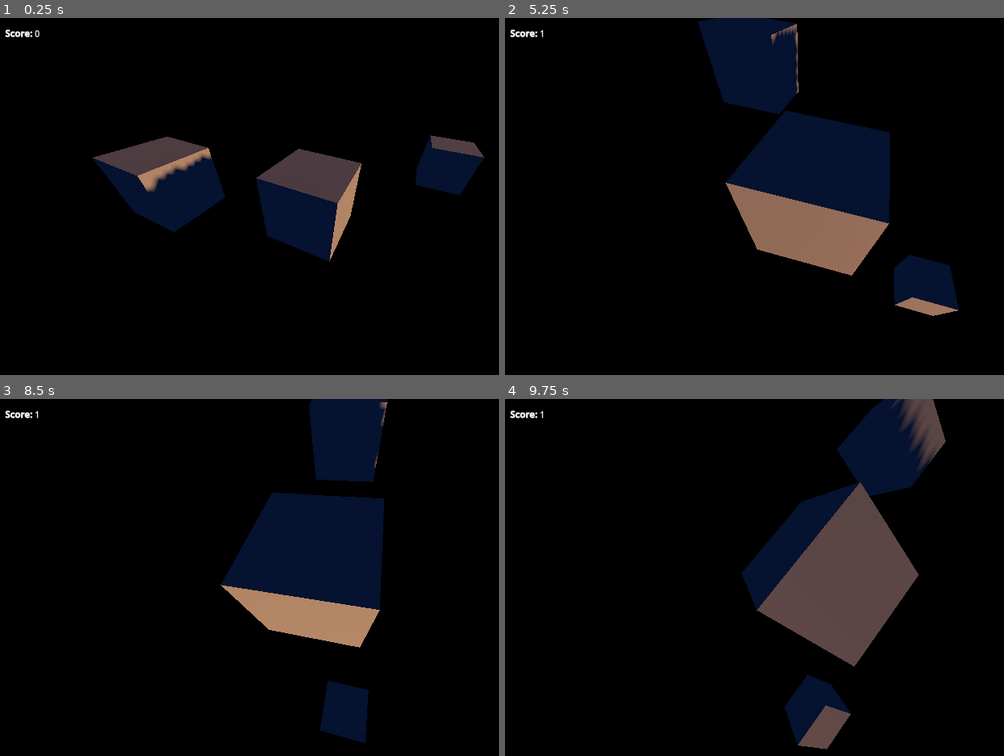
Above: before the commit, frames 1-4 (two rows, left to right).
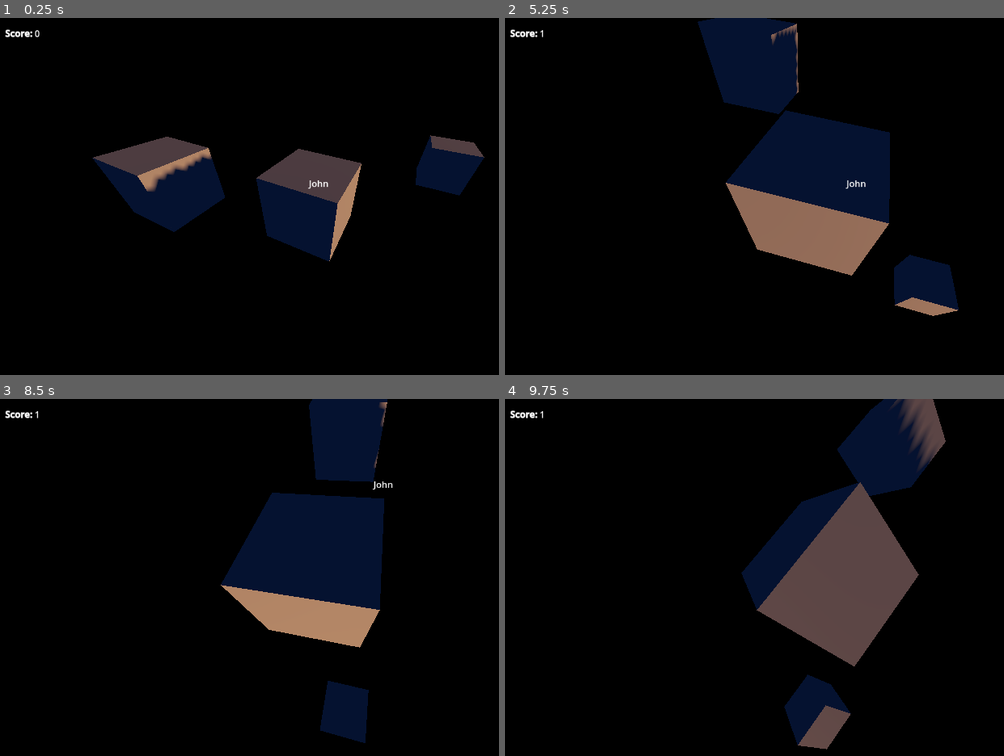
Above: after the commit, the same moments.

Repository: michalwa/maybe-godot
Game: Godot game, scene res://levels/main.tscn
The game is run twice, just before and just after one commit, with the same random seed, the same clock (stepped at 60 frames per second) and the same inputs.
Inputs (mouse positions are in pixels of both pictures, inside the frame that each line leads up to):
- Up to frame 1 (0.25 s): no input
- Up to frame 2 (5.25 s): move the mouse to (534, 39) at 0.52 s; press the mouse at (534, 39) at 0.53 s; move the mouse to (694, 217) at 1.27 s; release the mouse at (694, 217) at 1.28 s; click (694, 217) at 1.35 s; move the mouse to (889, 117) at 2.02 s; press the mouse at (889, 117) at 2.03 s; move the mouse to (789, 271) at 2.77 s; release the mouse at (789, 271) at 2.78 s; click (789, 271) at 2.85 s; move the mouse to (outside the picture) at 3.52 s; press the mouse at (outside the picture) at 3.53 s; move the mouse to (629, 146) at 4.27 s; release the mouse at (629, 146) at 4.28 s; click (629, 146) at 4.35 s; move the mouse to (854, 200) at 5.02 s; press the mouse at (854, 200) at 5.03 s
- Up to frame 3 (8.5 s): move the mouse to (224, 488) at 5.77 s; release the mouse at (224, 488) at 5.78 s; click (224, 488) at 5.85 s; move the mouse to (459, 563) at 6.52 s; press the mouse at (459, 563) at 6.53 s; move the mouse to (189, 598) at 7.27 s; release the mouse at (189, 598) at 7.28 s; click (189, 598) at 7.35 s; move the mouse to (384, 498) at 8.02 s; press the mouse at (384, 498) at 8.03 s
- Up to frame 4 (9.75 s): move the mouse to (789, 652) at 8.77 s; release the mouse at (789, 652) at 8.78 s; click (789, 652) at 8.85 s; move the mouse to (outside the picture) at 9.52 s; press the mouse at (outside the picture) at 9.53 s

The runs differ from the first frame. In frame 1, less than 0.1% of the frame differs, in the area x 61-66%, y 45-48%; in frame 2, less than 0.1%; in frame 3, less than 0.1%, in the area x 74-79%, y 23-26%; in frame 4, nothing differs.

Commit message:
interaction hint

Diff:
--- a/components/hud.tscn
+++ b/components/hud.tscn
@@ -1,6 +1,8 @@
-[gd_scene load_steps=2 format=3 uid="uid://c362txc8wkpae"]
+[gd_scene load_steps=4 format=3 uid="uid://c362txc8wkpae"]
 
+[ext_resource type="Script" uid="uid://04lb2uq7l45d" path="res://scripts/hud.gd" id="1_gbh6h"]
 [ext_resource type="Script" uid="uid://bt1yewpp711tw" path="res://scripts/score_label.gd" id="2_gbh6h"]
+[ext_resource type="Script" uid="uid://bhro5d811c64a" path="res://scripts/interaction_hint.gd" id="2_nk167"]
 
 [node name="Hud" type="Control"]
 layout_mode = 3
@@ -10,6 +12,7 @@
 grow_horizontal = 2
 grow_vertical = 2
 mouse_filter = 2
+script = ExtResource("1_gbh6h")
 
 [node name="ScoreLabel" type="RichTextLabel" parent="."]
 layout_mode = 0
@@ -22,3 +25,27 @@
 fit_content = true
 autowrap_mode = 0
 script = ExtResource("2_gbh6h")
+
+[node name="InteractionHint" type="Control" parent="."]
+anchors_preset = 0
+offset_left = 561.0
+offset_top = 328.0
+offset_right = 561.0
+offset_bottom = 328.0
+script = ExtResource("2_nk167")
+
+[node name="Label" type="Label" parent="InteractionHint"]
+layout_mode = 1
+anchors_preset = 7
+anchor_left = 0.5
+anchor_top = 1.0
+anchor_right = 0.5
+anchor_bottom = 1.0
+offset_left = -20.0
+offset_top = -40.0
+offset_right = 20.0
+offset_bottom = -17.0
+grow_horizontal = 2
+grow_vertical = 0
+text = "Hello"
+horizontal_alignment = 1
--- a/components/rotating_cube.tscn
+++ b/components/rotating_cube.tscn
@@ -1,5 +1,6 @@
-[gd_scene load_steps=7 format=3 uid="uid://clcw7rxtmjpa5"]
+[gd_scene load_steps=8 format=3 uid="uid://clcw7rxtmjpa5"]
 
+[ext_resource type="Script" uid="uid://c718pfk0gbcda" path="res://scripts/rotating_cube.gd" id="1_ca5ju"]
 [ext_resource type="Script" uid="uid://ksy0s0r35gw4" path="res://scripts/rotator.gd" id="1_v448y"]
 [ext_resource type="Script" uid="uid://bglowf6am35jg" path="res://scripts/interaction_receiver.gd" id="2_g4rjk"]
 [ext_resource type="Script" uid="uid://cbcfbgcmhplc" path="res://scripts/test.gd" id="3_ca5ju"]
@@ -10,6 +11,7 @@
 [sub_resource type="BoxMesh" id="BoxMesh_ri1ix"]
 
 [node name="RotatingCube" type="Node3D"]
+script = ExtResource("1_ca5ju")
 
 [node name="Rotator" type="Node3D" parent="."]
 script = ExtResource("1_v448y")
@@ -26,6 +28,7 @@
 skeleton = NodePath("../../..")
 
 [node name="InteractionReceiver" type="Node" parent="Rotator/Cube"]
+unique_name_in_owner = true
 script = ExtResource("2_g4rjk")
 
 [node name="Test" type="Node" parent="Rotator/Cube"]
--- a/levels/main.tscn
+++ b/levels/main.tscn
@@ -3,7 +3,7 @@
 [ext_resource type="Script" uid="uid://ksy0s0r35gw4" path="res://scripts/rotator.gd" id="1_2262g"]
 [ext_resource type="Script" uid="uid://dpf7kny48y5u5" path="res://scripts/game_state.gd" id="1_ifaiv"]
 [ext_resource type="PackedScene" uid="uid://clcw7rxtmjpa5" path="res://components/rotating_cube.tscn" id="1_wdj6m"]
-[ext_resource type="Script" uid="uid://d3ta2sebrlhak" path="res://scripts/camera.gd" id="2_wdj6m"]
+[ext_resource type="Script" uid="uid://dsbj602dichof" path="res://scripts/interaction_dispatcher.gd" id="2_5k4jt"]
 [ext_resource type="PackedScene" uid="uid://c362txc8wkpae" path="res://components/hud.tscn" id="4_m1504"]
 
 [sub_resource type="Environment" id="Environment_2262g"]
@@ -19,7 +19,14 @@
 [node name="GameState" type="Node" parent="."]
 script = ExtResource("1_ifaiv")
 
-[node name="Hud" parent="." instance=ExtResource("4_m1504")]
+[node name="InteractionDispatcher" type="Node" parent="."]
+script = ExtResource("2_5k4jt")
+interaction_raycast_collision_mask = 2
+interaction_max_distance = 50.0
+
+[node name="Hud" parent="." node_paths=PackedStringArray("game_state", "interaction_dispatcher") instance=ExtResource("4_m1504")]
+game_state = NodePath("../GameState")
+interaction_dispatcher = NodePath("../InteractionDispatcher")
 
 [node name="RotatorAnchor" type="Node3D" parent="."]
 transform = Transform3D(0.904715, -0.200928, 0.375657, -1.86265e-08, 0.88179, 0.471643, -0.426016, -0.426703, 0.797769, 1.05953, 1.257, 2.04001)
@@ -32,9 +39,6 @@
 [node name="Camera3D" type="Camera3D" parent="RotatorAnchor/Rotator"]
 transform = Transform3D(1, 0, 0, 0, 1, 2.98023e-08, 0, 5.96046e-08, 1, 0, 0, 0)
 fov = 90.0
-script = ExtResource("2_wdj6m")
-interaction_raycast_collision_mask = 2
-interaction_max_distance = 10.0
 
 [node name="WorldEnvironment" type="WorldEnvironment" parent="."]
 environment = SubResource("Environment_2262g")
@@ -53,9 +57,12 @@
 shape = SubResource("BoxShape3D_ifaiv")
 
 [node name="RotatingCube1" parent="." instance=ExtResource("1_wdj6m")]
+label = "John"
 
 [node name="RotatingCube2" parent="." instance=ExtResource("1_wdj6m")]
 transform = Transform3D(1, 0, 0, 0, 1, 0, 0, 0, 1, -2.33609, 0, 0.622863)
+label = "Bob"
 
 [node name="RotatingCube3" parent="." instance=ExtResource("1_wdj6m")]
 transform = Transform3D(1, 0, 0, 0, 1, 0, 0, 0, 1, 1.95925, 2.38419e-07, -3.4727)
+label = "Jack"
--- a/scripts/camera.gd
+++ /dev/null
@@ -1,36 +0,0 @@
-extends Camera3D
-
-@export_flags_3d_physics var interaction_raycast_collision_mask: int
-@export var interaction_max_distance: float
-
-
-func _process(_delta: float) -> void:
-	if get_collider_under_cursor() == null:
-		Input.set_default_cursor_shape(Input.CURSOR_ARROW)
-	else:
-		Input.set_default_cursor_shape(Input.CURSOR_POINTING_HAND)
-
-
-func _unhandled_input(event: InputEvent) -> void:
-	if event.is_action_pressed("interact"):
-		var collider := get_collider_under_cursor()
-		if collider:
-			for node in collider.find_children("*", "InteractionReceiver"):
-				var receiver: InteractionReceiver = node
-				receiver.interact()
-
-
-func get_collider_under_cursor() -> Node:
-	var mouse_position := get_viewport().get_mouse_position()
-	var ray_from := project_ray_origin(mouse_position)
-	var ray_to := ray_from + project_ray_normal(mouse_position) * interaction_max_distance
-
-	var ray := PhysicsRayQueryParameters3D.create(
-		ray_from, ray_to, interaction_raycast_collision_mask
-	)
-	var hit := get_world_3d().direct_space_state.intersect_ray(ray)
-
-	if hit.has("collider"):
-		return hit["collider"]
-
-	return null
--- /dev/null
+++ b/scripts/hud.gd
@@ -0,0 +1,5 @@
+class_name Hud
+extends Control
+
+@export var game_state: GameState
+@export var interaction_dispatcher: InteractionDispatcher
--- /dev/null
+++ b/scripts/interaction_dispatcher.gd
@@ -0,0 +1,44 @@
+class_name InteractionDispatcher
+extends Node
+
+signal receiver_changed(receiver: InteractionReceiver)
+
+@export_flags_3d_physics var interaction_raycast_collision_mask: int
+@export var interaction_max_distance: float
+
+var _receiver: Node
+
+
+func _process(_delta: float) -> void:
+	var receiver := get_receiver_under_cursor()
+	if receiver != _receiver:
+		_receiver = receiver
+		receiver_changed.emit(receiver)
+
+	if receiver == null:
+		Input.set_default_cursor_shape(Input.CURSOR_ARROW)
+	else:
+		Input.set_default_cursor_shape(Input.CURSOR_POINTING_HAND)
+
+
+func _unhandled_input(event: InputEvent) -> void:
+	if event.is_action_pressed("interact"):
+		if _receiver:
+			_receiver.interact()
+
+
+func get_receiver_under_cursor() -> InteractionReceiver:
+	var camera := get_viewport().get_camera_3d()
+	var mouse_position := get_viewport().get_mouse_position()
+	var ray_from := camera.project_ray_origin(mouse_position)
+	var ray_to := ray_from + camera.project_ray_normal(mouse_position) * interaction_max_distance
+
+	var ray := PhysicsRayQueryParameters3D.create(
+		ray_from, ray_to, interaction_raycast_collision_mask
+	)
+	var hit := camera.get_world_3d().direct_space_state.intersect_ray(ray)
+
+	if hit.has("collider"):
+		return (hit["collider"] as Node).find_children("*", "InteractionReceiver", false)[0]
+
+	return null
--- /dev/null
+++ b/scripts/interaction_hint.gd
@@ -0,0 +1,16 @@
+extends Control
+
+
+func _ready() -> void:
+	(owner as Hud).interaction_dispatcher.receiver_changed.connect(_on_receiver_changed)
+
+
+func _process(_delta: float) -> void:
+	position = get_viewport().get_mouse_position()
+
+
+func _on_receiver_changed(receiver: InteractionReceiver) -> void:
+	if receiver:
+		$Label.text = receiver.label
+	else:
+		$Label.text = ""
--- a/scripts/interaction_receiver.gd
+++ b/scripts/interaction_receiver.gd
@@ -3,6 +3,8 @@
 
 signal interacted
 
+@export var label: String
+
 
 func interact() -> void:
 	interacted.emit()
--- /dev/null
+++ b/scripts/rotating_cube.gd
@@ -0,0 +1,7 @@
+extends Node3D
+
+@export var label: String
+
+
+func _ready() -> void:
+	%InteractionReceiver.label = label
--- a/scripts/score_label.gd
+++ b/scripts/score_label.gd
@@ -3,9 +3,7 @@
 
 func _ready() -> void:
 	set_score(0)
-
-	var game_state: GameState = get_tree().current_scene.find_children("*", "GameState")[0]
-	game_state.score_changed.connect(set_score)
+	(owner as Hud).game_state.score_changed.connect(set_score)
 
 
 func set_score(score: int) -> void:
Not shown, removed: scripts/camera.gd.uid
Not shown, added: scripts/hud.gd.uid
Not shown, added: scripts/interaction_dispatcher.gd.uid
Not shown, added: scripts/interaction_hint.gd.uid
Not shown, added: scripts/rotating_cube.gd.uid
